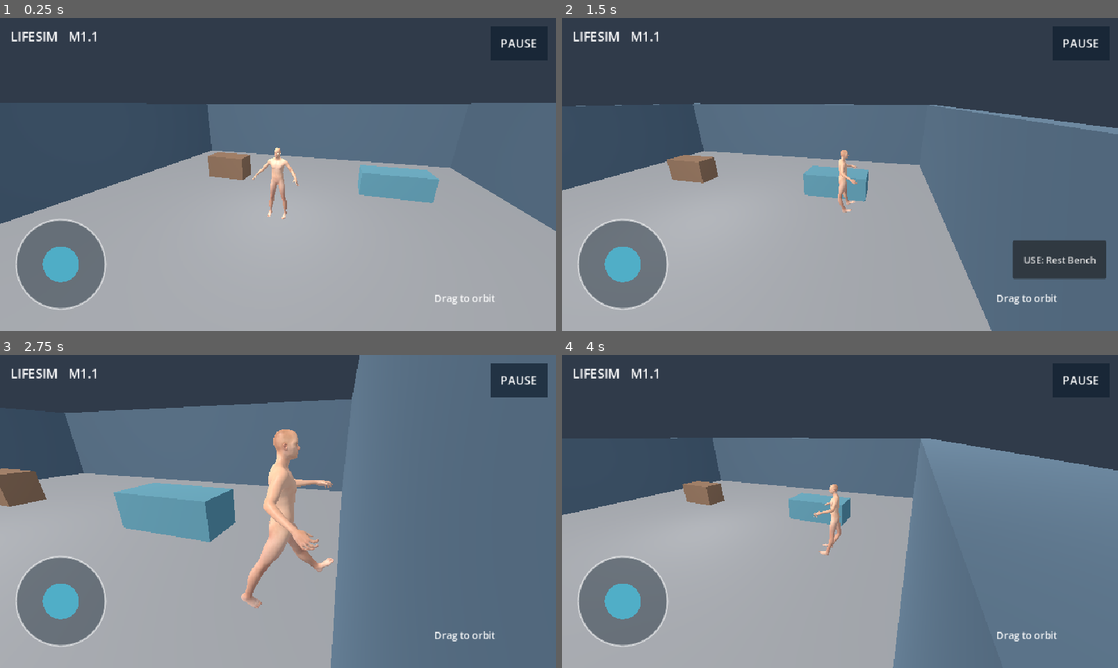
Above: before the commit, frames 1-4 (two rows, left to right).
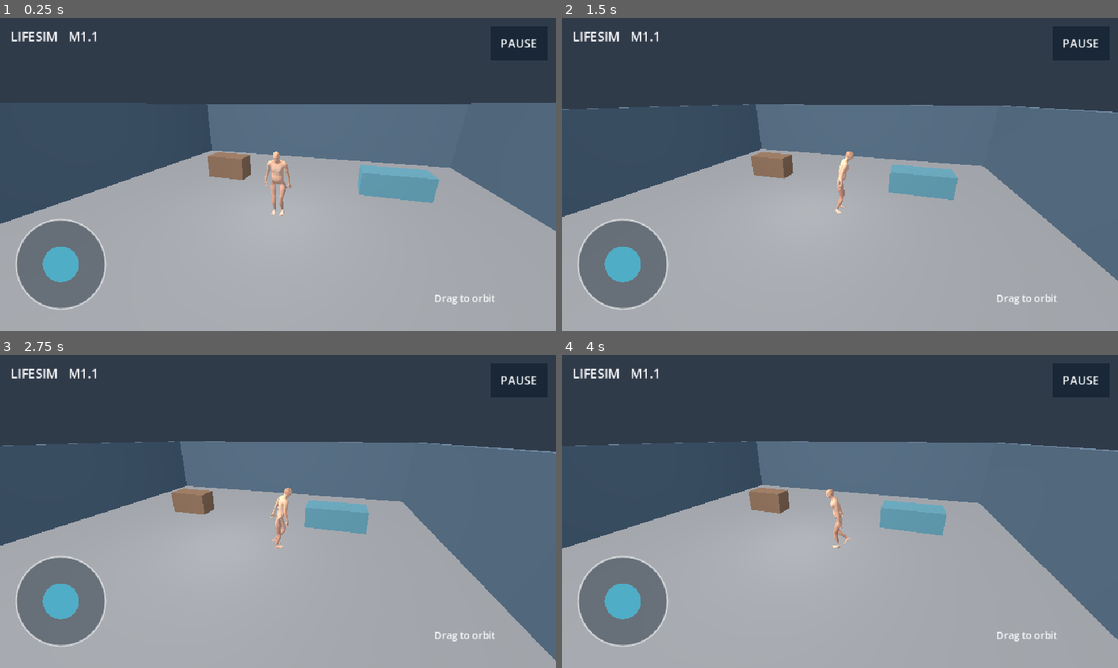
Above: after the commit, the same moments.

Repository: Ye-Shwethway/creators-universe-lifesim
Game: Godot game, scene res://scenes/main.tscn
The game is run twice, just before and just after one commit, with the same random seed, the same clock (stepped at 60 frames per second) and the same inputs.
Inputs (mouse positions are in pixels of both pictures, inside the frame that each line leads up to):
- Up to frame 1 (0.25 s): no input
- Up to frame 2 (1.5 s): move the mouse to (962, 158) at 0.52 s; hold D (move_right) 0.53-1.25 s; hold Shift (sprint) 0.53-1.25 s; click (962, 158) at 0.67 s; drag from (728, 190) to (812, 237) at 1.27 s
- Up to frame 3 (2.75 s): move the mouse to (333, 442) at 2.02 s; hold D (move_right) from 2.03 s (still down); hold Shift (sprint) from 2.03 s (still down)
- Up to frame 4 (4 s): release D (move_right) at 2.75 s; release Shift (sprint) at 2.75 s; drag from (812, 574) to (673, 464) at 2.77 s; move the mouse to (1006, 558) at 3.52 s; hold A (move_left) from 3.53 s (still down); hold Shift (sprint) from 3.53 s (still down)

The runs differ from the first frame. In frame 1, 0.5% of the frame differs, in the area x 45-54%, y 41-65%; in frame 2, 19%; in frame 3, 42%, in the area x 0-100%, y 0-100%; in frame 4, 26%.

Commit message:
feat(lifesim): deploy batch-03 male locomotion Web preview
* feat(animation): recognize batch-03 locomotion clips without breaking batch-02

* test(animation): verify legacy clips survive batch-03 adapter prep

* docs(animation): record batch-03 audit and open integration gates

* test(assets): stage Orison batch-03 male GLB in PR branch

* test(character): validate batch-03 import and locomotion activation

* feat(animation): coordinate batch-03 stroll speed and metadata

* feat(animation): coordinate batch-03 stroll speed and metadata

* test(animation): assert measured gait and walk-speed agreement

* docs(animation): record successful batch-03 CI and web preview scope

Diff:
--- a/assets/public/approved/gait_metadata.json
+++ b/assets/public/approved/gait_metadata.json
@@ -1,10 +1,11 @@
 {
   "schema_version": 1,
-  "asset": "batch-02/man-02",
-  "measured": false,
-  "stride_length_m": 0,
-  "cycle_duration_s": 1.1,
+  "asset": "batch-03/man-03",
+  "animation_clip": "walk_natural",
+  "measured": true,
+  "stride_length_m": 1.152,
+  "cycle_duration_s": 1.667,
   "root_motion": false,
   "forward_axis": "+Z",
-  "note": "Uncalibrated baseline. Set measured true only after foot-contact and full-cycle stride audit of the final refined animation; values in meters."
+  "note": "Producer-measured gait reference. Runtime Web QA and foot-contact acceptance remain pending; walk controller nominal speed 0.691 m/s."
 }
--- a/scripts/characters/character_visual_adapter.gd
+++ b/scripts/characters/character_visual_adapter.gd
@@ -5,6 +5,10 @@
 const APPROVED_SCENE: String = "res://assets/public/approved/humanoid.glb"
 const IDLE: String = "idle_in_place"
 const WALK: String = "walk_in_place"
+const BATCH03_IDLE: String = "idle_relaxed"
+const BATCH03_WALK: String = "walk_natural"
+var selected_idle: String = IDLE
+var selected_walk: String = WALK
 var fallback: ProceduralHumanoid
 var rig_root: Node3D
 var animator: AnimationPlayer
@@ -37,13 +41,16 @@
     rig_root = instance as Node3D
     add_child(rig_root)
     animator = _find_animator(rig_root)
-    if animator == null or not _has_motion(IDLE) or not _has_motion(WALK):
+    if animator != null and _has_motion(BATCH03_IDLE) and _has_motion(BATCH03_WALK):
+        selected_idle = BATCH03_IDLE
+        selected_walk = BATCH03_WALK
+    if animator == null or not _has_motion(selected_idle) or not _has_motion(selected_walk):
         rig_root.queue_free()
         rig_root = null
         animator = null
         push_warning("LifeSim character missing idle/walk; keeping fallback")
         return
-    for motion in [IDLE, WALK]:
+    for motion in [selected_idle, selected_walk]:
         var animation: Animation = animator.get_animation(_resolve_animation(motion))
         if animation != null:
             animation.loop_mode = Animation.LOOP_LINEAR
@@ -52,9 +59,9 @@
     blend_space.min_space = 0.0
     blend_space.max_space = 1.0
     var idle_node := AnimationNodeAnimation.new()
-    idle_node.animation = _resolve_animation(IDLE)
+    idle_node.animation = _resolve_animation(selected_idle)
     var walk_node := AnimationNodeAnimation.new()
-    walk_node.animation = _resolve_animation(WALK)
+    walk_node.animation = _resolve_animation(selected_walk)
     blend_space.add_blend_point(idle_node, 0.0)
     blend_space.add_blend_point(walk_node, 1.0)
     blend_tree = AnimationTree.new()
@@ -67,7 +74,7 @@
     _load_gait_metadata()
     fallback.hide()
     using_asset = true
-    active_motion = _resolve_animation(IDLE)
+    active_motion = _resolve_animation(selected_idle)
 
 func _load_gait_metadata() -> void:
     gait_reference_speed = 0.0
@@ -86,6 +93,10 @@
     var cycle: float = float(data.get("cycle_duration_s", 0.0))
     if not bool(data.get("measured", false)) or stride <= 0.0 or cycle <= 0.0:
         return
+    # Measured metadata must describe the actually imported walk clip.
+    if String(data.get("animation_clip", "")) != selected_walk:
+        push_warning("Gait metadata clip mismatch; refusing stride calibration")
+        return
     gait_reference_speed = stride / cycle
     gait_speed_verified = gait_reference_speed > 0.0
 
@@ -95,7 +106,8 @@
         "blend": locomotion_blend,
         "reference_speed": gait_reference_speed if gait_speed_verified else BLEND_REFERENCE_SPEED,
         "calibrated": gait_speed_verified,
-        "animation": active_motion
+        "animation": active_motion,
+        "selected_walk": selected_walk
     }
 
 func _find_animator(root: Node) -> AnimationPlayer:
@@ -138,7 +150,7 @@
     blend_tree.set("parameters/blend_position", locomotion_blend)
     # Only synchronize clip tempo when the asset producer supplied measured gait data.
     # 0.5x..2x avoids extreme poses; a metadata omission never fabricates stride.
-    active_motion = _resolve_animation(WALK if locomotion_blend >= 0.5 else IDLE)
+    active_motion = _resolve_animation(selected_walk if locomotion_blend >= 0.5 else selected_idle)
 
 func visual_mode() -> String:
     return "rigged" if using_asset else "procedural"
--- a/scripts/characters/player_controller.gd
+++ b/scripts/characters/player_controller.gd
@@ -1,8 +1,8 @@
 extends CharacterBody3D
 class_name LifeSimPlayer
 
-const WALK_SPEED: float = 4.2
-const RUN_SPEED: float = 6.2
+const WALK_SPEED: float = 0.691 # Batch-03 measured stroll reference, Godot meters/sec
+const RUN_SPEED: float = 1.382 # Temporary sprint preview; no dedicated run clip yet
 const ACCELERATION: float = 12.0
 var input_axis: Vector2 = Vector2.ZERO
 var running: bool = false
--- a/tests/runtime_regression.gd
+++ b/tests/runtime_regression.gd
@@ -55,14 +55,17 @@
     var visual := LifeSimCharacterVisual.new()
     get_root().add_child(visual)
     await process_frame
-    _assert(visual.visual_mode() == "rigged", "batch-02 GLB imported and adapter activated")
-    _assert(visual.animator != null and visual._has_motion("idle_in_place") and visual._has_motion("walk_in_place"), "two real animation clips found")
-    var walk_clip: Animation = visual.animator.get_animation(visual._resolve_animation("walk_in_place"))
-    var idle_clip: Animation = visual.animator.get_animation(visual._resolve_animation("idle_in_place"))
+    _assert(visual.visual_mode() == "rigged", "approved GLB imported and adapter activated")
+    _assert(visual.animator != null and visual._has_motion(visual.selected_idle) and visual._has_motion(visual.selected_walk), "selected animation pair exists")
+    _assert((visual.selected_idle == "idle_in_place" and visual.selected_walk == "walk_in_place") or (visual.selected_idle == "idle_relaxed" and visual.selected_walk == "walk_natural"), "supported clip pair selected")
+    _assert(visual.selected_idle == "idle_relaxed" and visual.selected_walk == "walk_natural", "batch-03 clip pair preferred and active")
+    _assert(visual.gait_speed_verified and absf(visual.gait_reference_speed - LifeSimPlayer.WALK_SPEED) < 0.005, "measured gait metadata matches controller walk speed")
+    var walk_clip: Animation = visual.animator.get_animation(visual._resolve_animation(visual.selected_walk))
+    var idle_clip: Animation = visual.animator.get_animation(visual._resolve_animation(visual.selected_idle))
     _assert(walk_clip.loop_mode == Animation.LOOP_LINEAR and idle_clip.loop_mode == Animation.LOOP_LINEAR, "imported idle/walk clips enforce continuous looping")
     _assert(visual.blend_tree != null and visual.blend_tree.active, "AnimationTree active with imported rig")
     for i in 15:
-        visual.update_locomotion(0.016, 4.2)
+        visual.update_locomotion(0.016, LifeSimPlayer.WALK_SPEED)
     _assert(visual.locomotion_blend > 0.95, "walk blend rises smoothly with movement speed")
     for i in 15:
         visual.update_locomotion(0.016, 0.0)
Binary file changed: assets/public/approved/humanoid.glb
Not shown, added: docs/BATCH03_INTEGRATION.md
